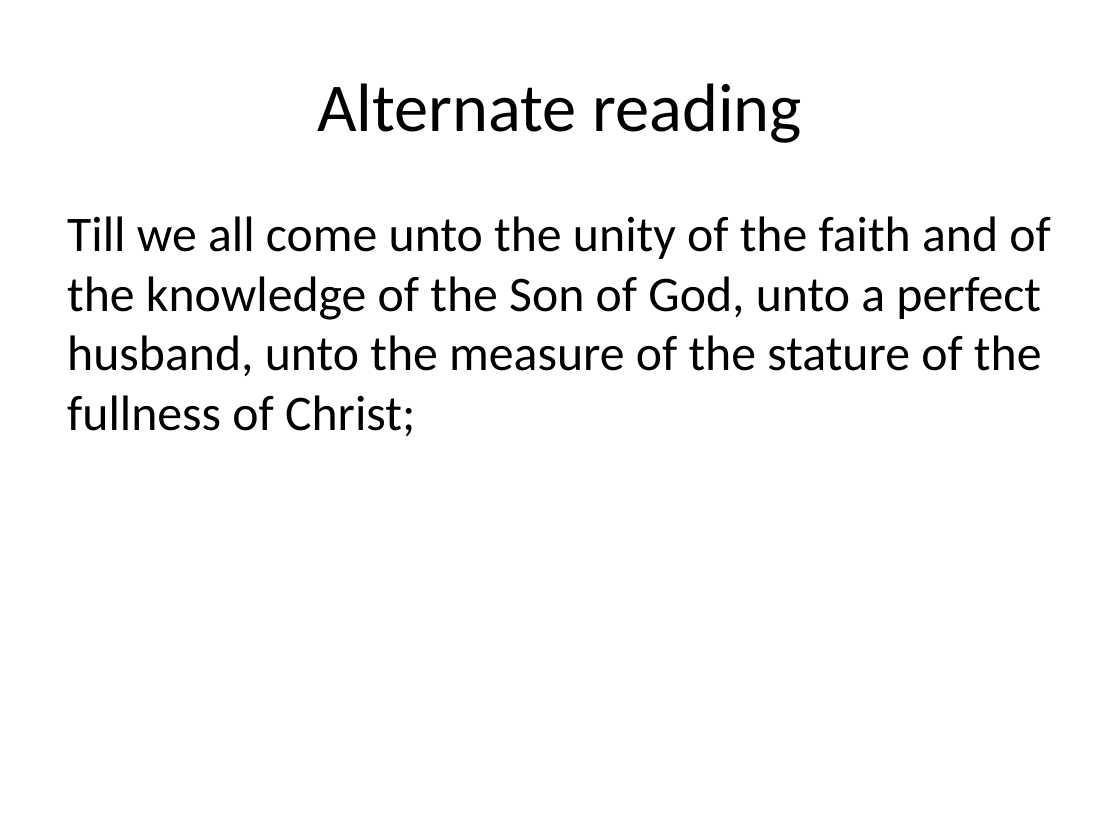
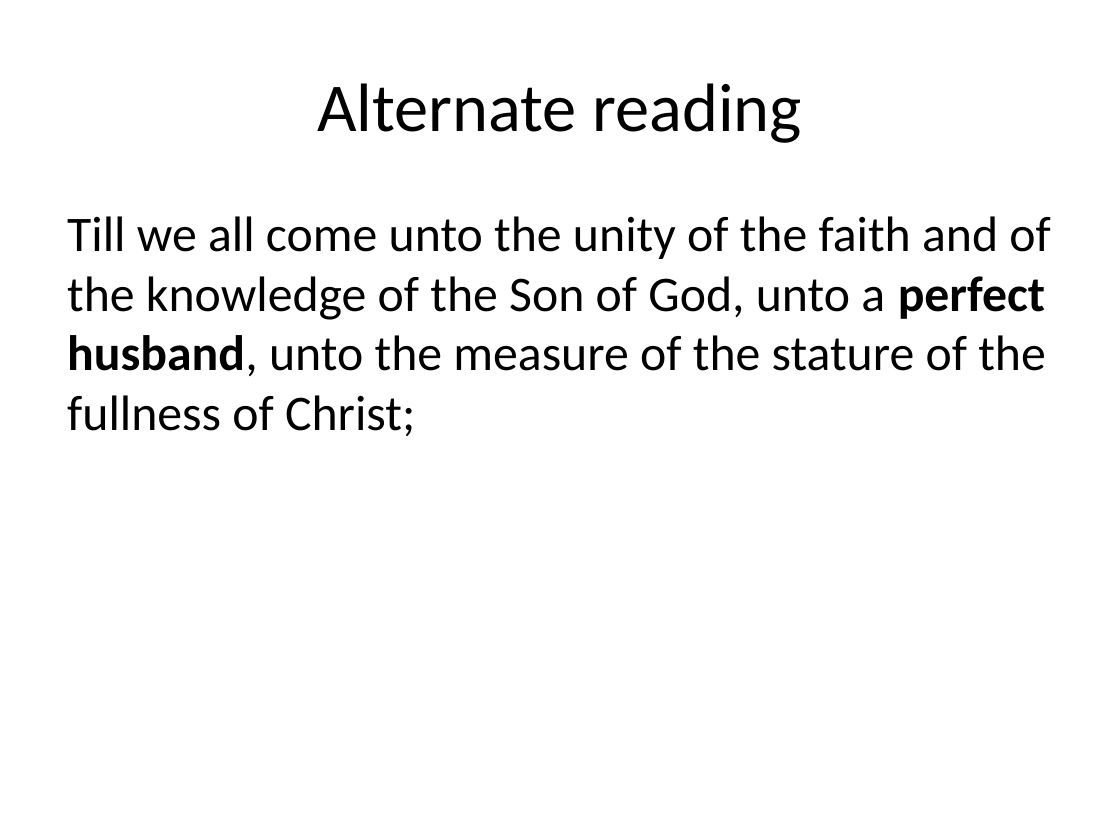
Before and after one commit to sjanhunen/dokimazo, a slide deck: slide 23 of presentations/ThePuzzle.pptx (slide 21 before the commit). Drawn at 1120x840 pixels with LibreOffice and Linux fonts; fonts in the diff are those of the drawing. Boxes give left, top, right and bottom in pixels: in the first picture for what was removed or moved away, otherwise in the second. Text is boxed around its words. In the diff, an @@ line names an element or a change of style, - is before the commit and + after.

```diff
--- a/presentations/ThePuzzle.pptx
+++ b/presentations/ThePuzzle.pptx
@@ text "Till we all come unto ..." at [67,216,1050,436]: bold on in "perfect husband," @@
```
Also in this commit, not shown: 12 other slides changed, 2 slides added.
